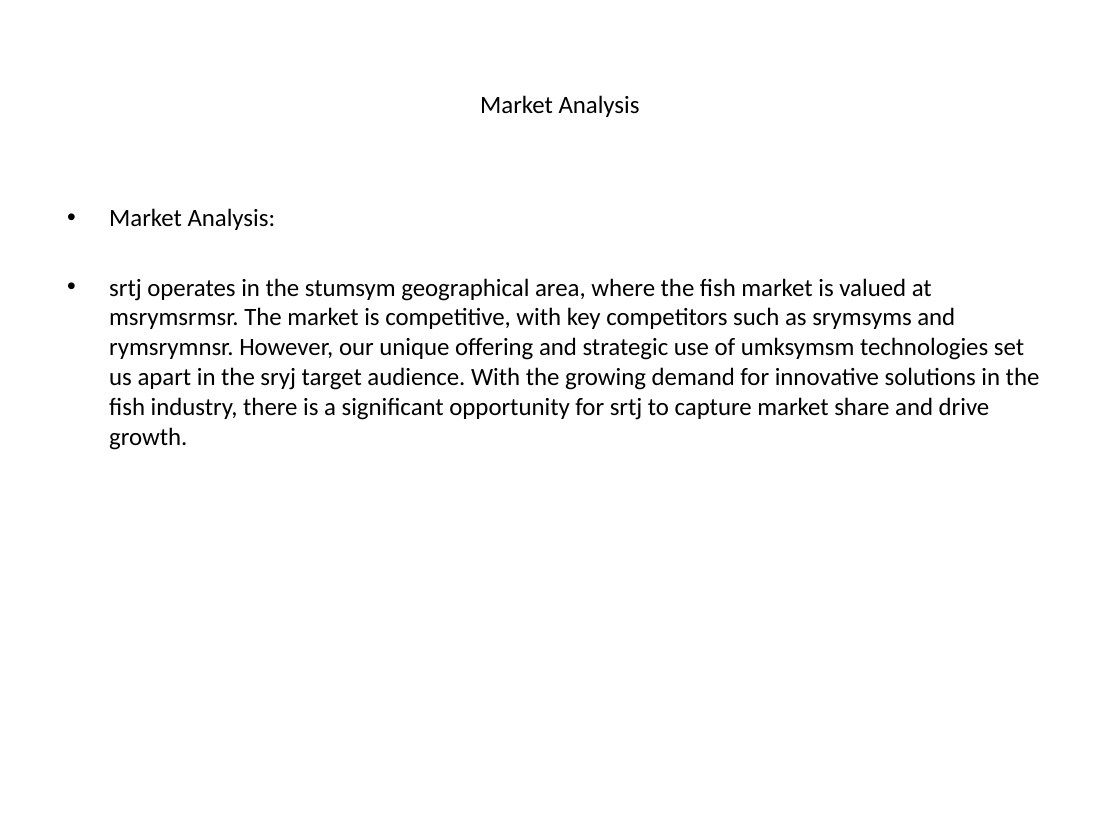
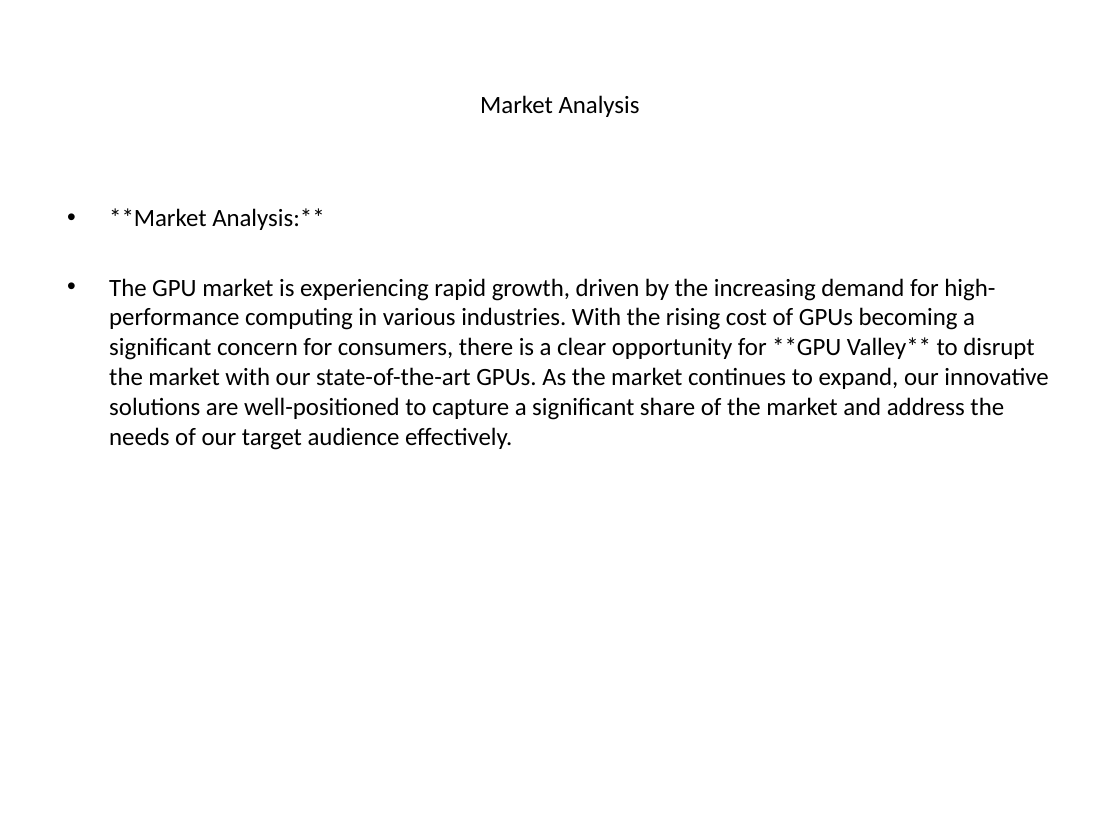
Before and after one commit to luhouyang/cantimagine, a slide deck: slide 3 of generated_ppt/_presentation.pptx. Drawn at 1120x840 pixels with LibreOffice and Linux fonts; fonts in the diff are those of the drawing. Boxes give left, top, right and bottom in pixels: in the first picture for what was removed or moved away, otherwise in the second. Text is boxed around its words. In the diff, an @@ line names an element or a change of style, - is before the commit and + after.

```diff
--- a/generated_ppt/_presentation.pptx
+++ b/generated_ppt/_presentation.pptx
@@ text at <box>109,208,1048,450</box>: text changed @@
-• Market Analysis:
-• srtj operates in the stumsym geographical area, where the fish market is valued at msrymsrmsr. The market is competitive, with key competitors such as srymsyms and rymsrymnsr. However, our unique offering and strategic use of umksymsm technologies set us apart in the sryj target audience. With the growing demand for innovative solutions in the fish industry, there is a significant opportunity for srtj to capture market share and drive growth.
+• **Market Analysis:**
+• The GPU market is experiencing rapid growth, driven by the increasing demand for high-performance computing in various industries. With the rising cost of GPUs becoming a significant concern for consumers, there is a clear opportunity for **GPU Valley** to disrupt the market with our state-of-the-art GPUs. As the market continues to expand, our innovative solutions are well-positioned to capture a significant share of the market and address the needs of our target audience effectively.
```
Also in this commit, not shown: 4 other slides changed, 3 other files.
